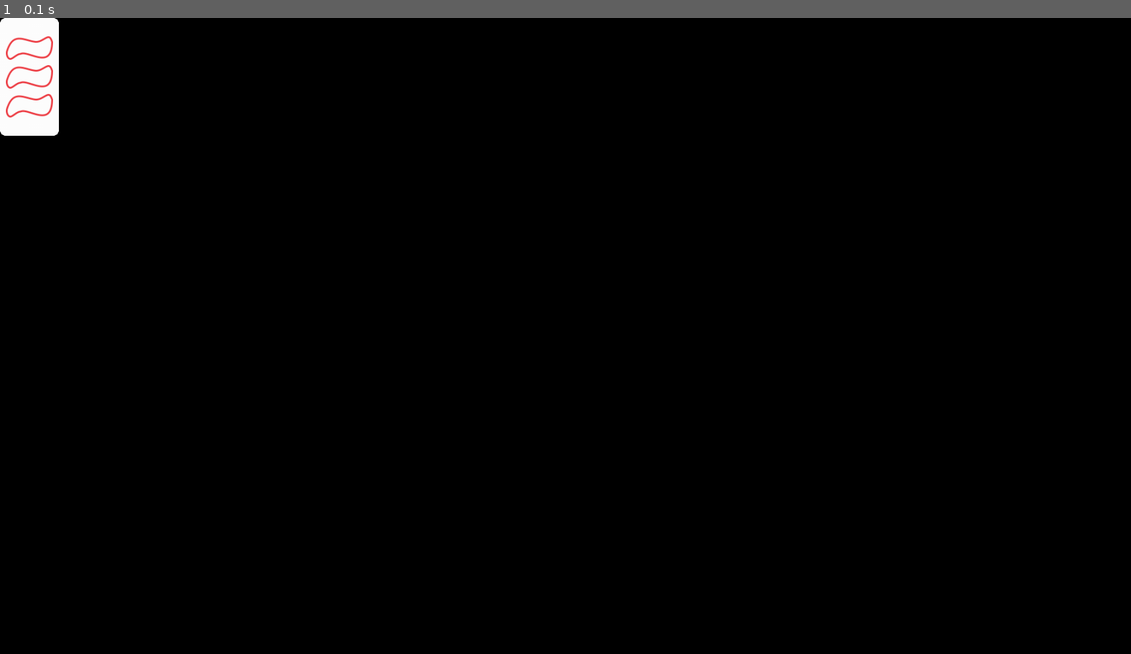
Above: before the commit, frame 1.
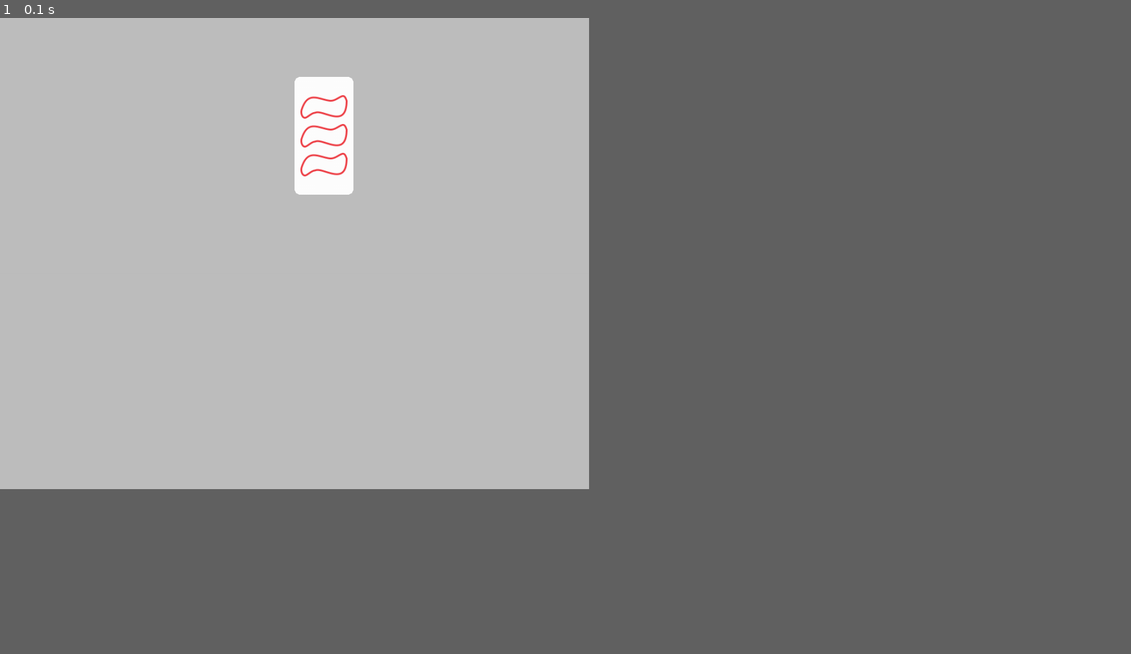
Above: after the commit, the same moment.

Repository: MifiLoiz/Sett
Game: pygame game, started from gen_card.py
The game is run twice, just before and just after one commit, with the same random seed, the same clock (stepped at 60 frames per second) and the same inputs.
Inputs:
- Up to frame 1 (0.1 s): no input
The window is 1728x972 before the commit and 900x720 after it. Grey fills any space a smaller window leaves; there, only what the larger window draws over its background counts as a difference.

The runs differ from the first frame. In frame 1, 39% of the frame differs, in the area x 0-53%, y 0-75%.

Commit message:
Made a first attempt to generate 12 random cards and display them on the screen. Havent got all the details right yet.

Diff:
--- a/constants.py
+++ b/constants.py
@@ -1,8 +1,8 @@
 ## Create constants that will be used in the main pygame file
 
 background_col = (190, 190, 190, 255)
-display_width = 800
-display_height = 500
+display_width = 1000
+display_height = 800
 
 
 
--- a/convert_card_names.py
+++ b/convert_card_names.py
@@ -17,12 +17,14 @@
     quantity_pic = card[1]
     return f"{color_pic}{shape_pic}{fill_pic}{quantity_pic}"
 
+print(Card(1,2,3,3))
+print(list_pic_gen(Card(1,2,3,3)))
 
 def draw_random_card():
     all_cards = SetAlgorithms.generate_all_cards()
     one_card = random.choice(all_cards)
     return list_pic_gen(one_card)
 
-print(draw_random_card())
+#print(draw_random_card())
 
-print(f"{draw_random_card()}")
+#print(f"{draw_random_card()}")
--- a/gen_card.py
+++ b/gen_card.py
@@ -4,7 +4,15 @@
 import time
 from constants import *
 from Card_class_main_algorithm import *
-from convert_card_names import draw_random_card
+from convert_card_names import draw_random_card, list_pic_gen
+
+"""
+Ideëen voor later:
+    De eerste deck kan gwn random zijn, maar de de volgende kaarten mogen niet nog een keer opgelegd worden.
+    Het spel zou in theorie moeten kunnen eindigen als alle kaarten op zijn gedeeld (en er geen zetten meer mogelijk zijn)
+    Buttons: pauze, hint
+
+"""
 
 # Start game
 pygame.init()
@@ -12,20 +20,19 @@
 # Clock
 clock = pygame.time.Clock()     # of: pygame.time.get_ticks()
 
-# Draw card display
+# Set screen
 gameDisplay = pygame.display.set_mode((display_width, display_height))
 
 pygame.display.set_caption("Set")
 gameDisplay.fill(background_col)
 
-#card_to_draw = random.SetAlgorithms.generate_all_cards()
-#print(card_to_draw)
+# Draw random card
+random_card = draw_random_card()
 
-random_card = draw_random_card()
-print("random card", random_card)
 plaatje = pygame.image.load('kaarten/' + str(random_card) + '.gif').convert()
-scrn = pygame.display.set_mode((0,0))
-scrn.blit(plaatje, (0,0))
+gameDisplay.blit(plaatje, (500, 100))
+
+# Display what is drawn
 pygame.display.flip()
 
 # Exit
--- /dev/null
+++ b/gen_first_deck.py
@@ -0,0 +1,59 @@
+import pygame
+import random
+import sys
+import time
+from constants import *
+from Card_class_main_algorithm import *
+from convert_card_names import draw_random_card, list_pic_gen
+
+# Start game
+pygame.init()
+
+# Clock
+clock = pygame.time.Clock()     # of: pygame.time.get_ticks()
+
+# Set screen
+gameDisplay = pygame.display.set_mode((display_width, display_height))
+
+pygame.display.set_caption("Set")
+gameDisplay.fill(background_col)
+
+# Draw random deck
+random_deck_cards = random.choices(SetAlgorithms.generate_all_cards(), k=12)
+print("random cards", random_deck_cards)
+
+## function that turns any amount of cards into names as in kaarten
+def gen_first_deck(a_deck):
+    random_deck_names = []
+    for i in range(0, 12):
+        random_deck_names.append(list_pic_gen(a_deck[i]))
+    return random_deck_names
+
+print("generate names as in kaarten", gen_first_deck(random_deck_cards))
+
+random_deck_named = gen_first_deck(random_deck_cards)
+for i in range(0, len(random_deck_named)):
+    if 0 <= i <= 2:
+        card = pygame.image.load(f'kaarten/{random_deck_named[i]}.gif').convert()
+        gameDisplay.blit(card, (100 + i * 120, 100))  # Space them out horizontally
+    elif 3 <= i <= 5:
+        gameDisplay.blit(card, (-260 + i * 120, 300))
+    elif 6 <= i <= 8:
+        gameDisplay.blit(card, (-620 + i * 120, 500))
+    elif 9 <= i <= 11:
+        gameDisplay.blit(card, (-980 + i * 120, 300))
+
+
+
+
+# Display what is drawn
+pygame.display.flip()
+
+# Exit
+exit = False
+
+while not exit:
+    for event in pygame.event.get():
+        if event.type == pygame.QUIT:
+            exit = True
+    pygame.display.update()
--- a/test_code.py
+++ b/test_code.py
@@ -9,4 +9,16 @@
 
 all_cards = SetAlgorithms.generate_all_cards()
 card_to_draw = random.choice(all_cards)[0]
-print(card_to_draw)
+print(card_to_draw[0])
+
+def gen_first_deck(a_deck):
+    random_deck_names = ""
+    for i in range(0, len(a_deck)):
+        if i < len(a_deck) - 1:
+            random_deck_names += list_pic_gen(a_deck[i])
+            random_deck_names += ","
+        else:
+            random_deck_names += list_pic_gen(a_deck[i])
+
+lijst = [14,18,156,13]
+print(random.choices(lijst, k=2))
